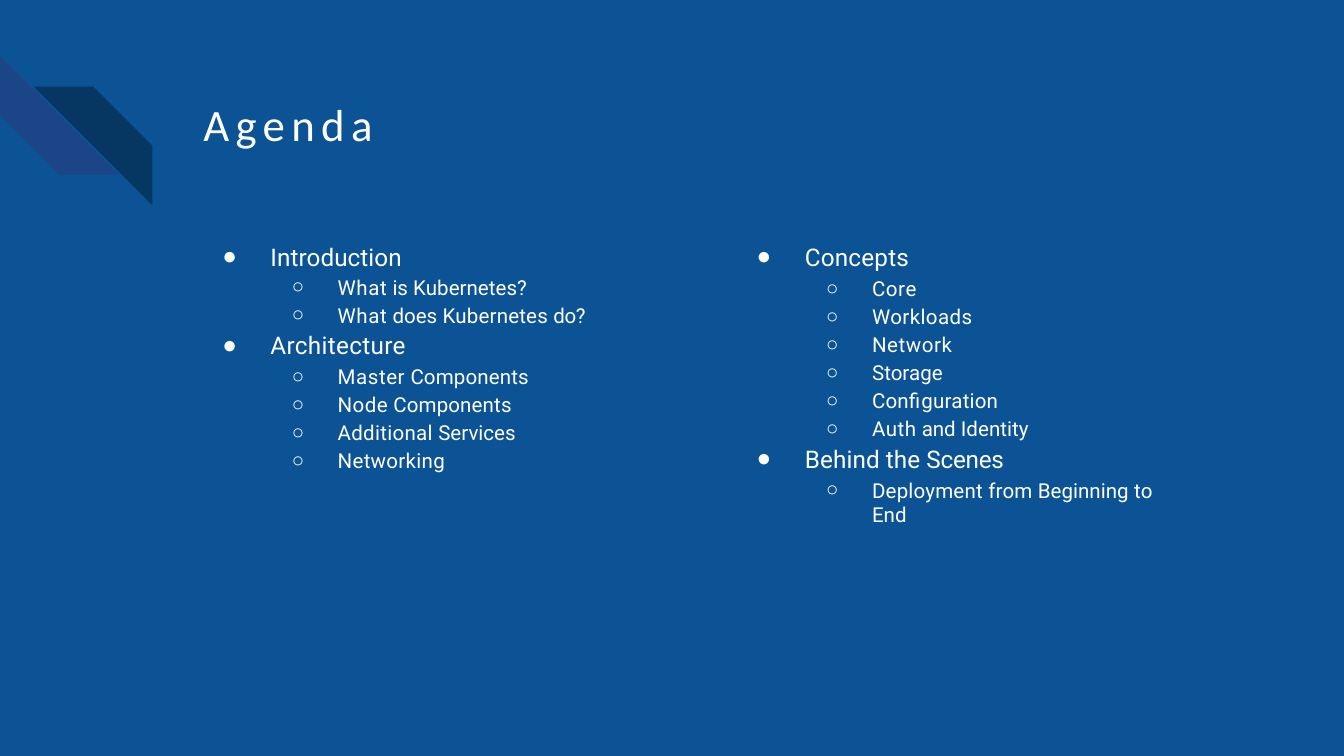
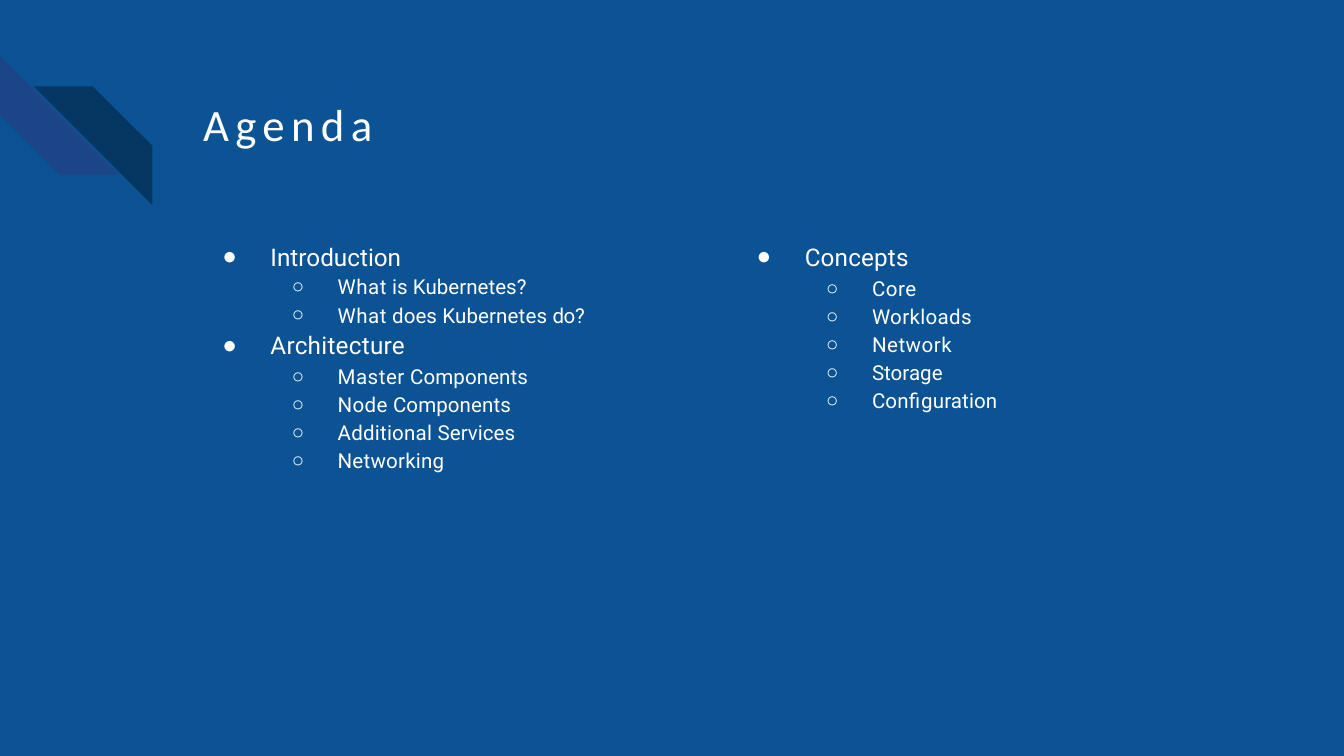
Before and after one commit to dragrom/kubernetes-exemples, a slide deck: slide 2 of presentation/kubernetes-basic concepts.ppt. Drawn at 1344x756 pixels with LibreOffice and Linux fonts; fonts in the diff are those of the drawing; background and template pictures are left out. Boxes give left, top, right and bottom in pixels: in the first picture for what was removed or moved away, otherwise in the second. Text is boxed around its words. In the diff, an @@ line names an element or a change of style, - is before the commit and + after.

```diff
--- a/presentation/kubernetes-basic concepts.ppt
+++ b/presentation/kubernetes-basic concepts.ppt
@@ text at (270, 247, 528, 417): letter spacing 0.1 to 0 pt in "Introduction", "Components", "Components" @@
@@ text at (805, 420, 1153, 523): paragraphs removed @@
-  ○ Auth and Identity
-● Behind the Scenes
-  ○ Deployment from Beginning to End
```
Also in this commit, not shown: 43 other slides changed, 4 slides added, 21 slides removed, 7 other files.
